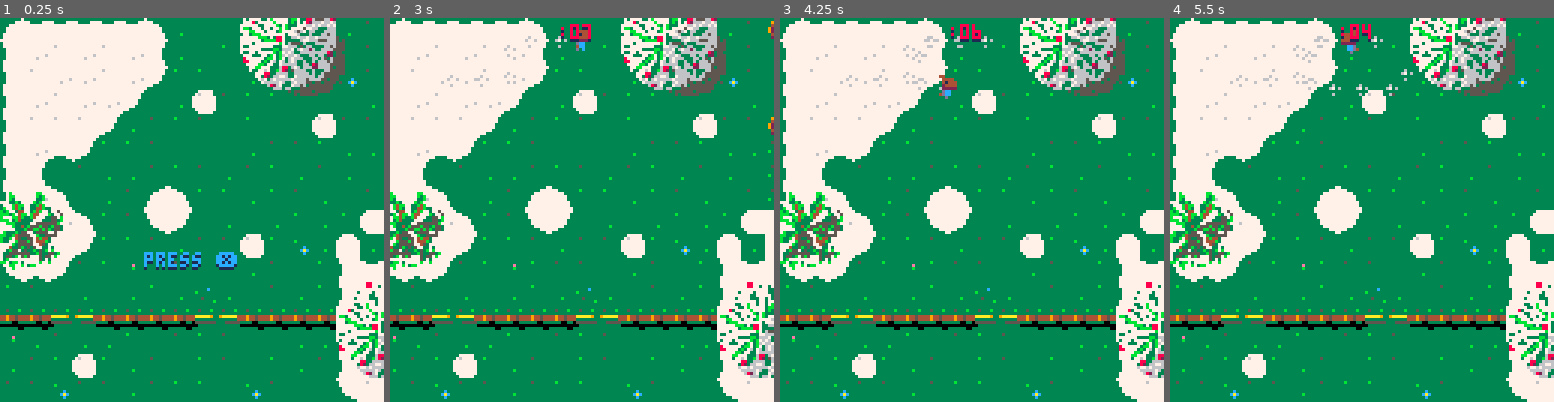
Above: before the commit, frames 1-4 (left to right).
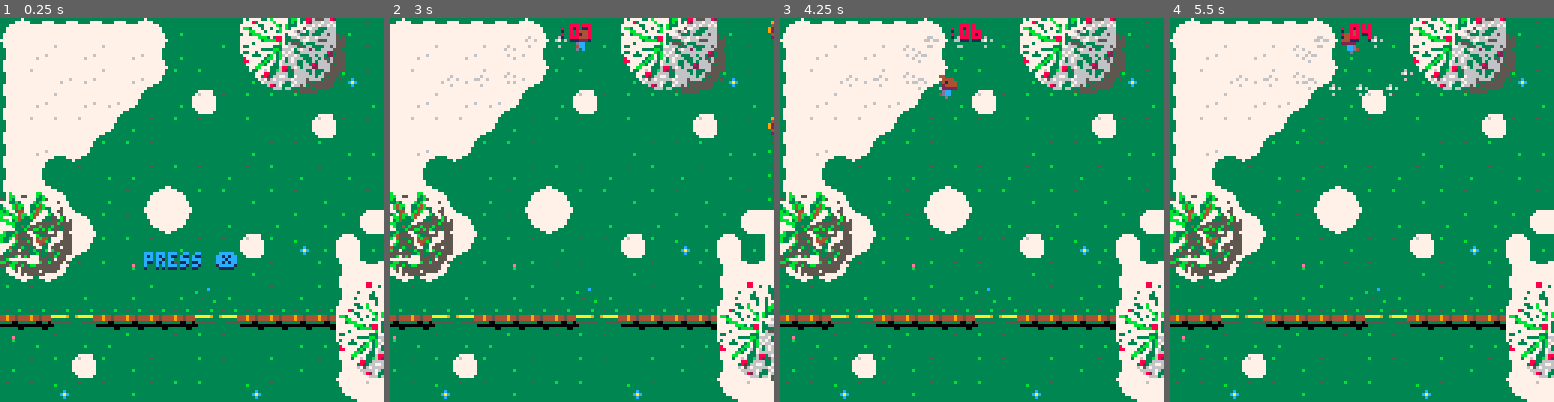
Above: after the commit, the same moments.

Repository: ElectricToy/pico-8
Game: PICO-8 cartridge snow.p8
Two runs of this game, one before a commit and one after it. Both use one fixed random seed, a clock stepped at 60 frames per second and the inputs below.
Inputs:
- Up to frame 1 (0.25 s): no input
- Up to frame 2 (3 s): tap X (X key) at 0.33, 1.07, 1.85, 2.97 s; tap O (Z key) at 0.7, 1.7, 2.1, 2.5, 2.9 s; hold Right 1.6-2.1 s; hold Up 2.15-2.42 s; hold Right from 2.47 s (still down)
- Up to frame 3 (4.25 s): release Right at 3.03 s; hold Left 3.08-3.58 s; tap O (Z key) at 3.3, 3.7, 4.1 s; hold Down 3.63-3.97 s; hold Right from 4.02 s (still down); tap X (X key) at 4.08 s
- Up to frame 4 (5.5 s): tap O (Z key) at 4.5, 4.9, 5.3 s; release Right at 4.68 s; hold Up 4.73-5.03 s; hold Left from 5.08 s (still down); tap X (X key) at 5.2 s

The runs differ from the first frame. In frame 1, 1.0% of the frame differs, in the area x 0-96%, y 3-92%; in frame 2, 0.9%; in frame 3, 1.0%; in frame 4, 1.0%.

Commit message:
Hiding places.

Diff:
--- a/snow.p8
+++ b/snow.p8
@@ -130,6 +130,24 @@
 	return min( greatest, max( least, x ))
 end
 
+function is_close( a, b, maxdist )
+	local delta = b - a
+
+	local manhattanlength = delta:manhattanlength()
+	if manhattanlength > maxdist * 1.8 then		-- adding a fudge factor to account for diagonals.
+		return false
+	end
+
+	if manhattanlength > 180 then
+		printh( "objects may be close but we don't have the numeric precision to decide. ignoring." )
+		return false
+	end
+
+	local distsquared = delta:lengthsquared()
+
+	return distsquared <= maxdist * maxdist
+end
+
 function worldtomap( worldpos )
 	local pos = worldpos / vector:new( 8, 8 )
 	return vector:new( flr( pos.x ), flr( pos.y ))
@@ -159,9 +177,16 @@
 
 sprite = inheritsfrom( nil )
 
-function sprite:new( x, y )
+function sprite:new( x, y, width, height )
+	assert( x )
+	assert( y )
+
+	width = width or 1
+	height = height or 1
+
 	local newobj = {
 		pos = vector:new( x, y ),
+		spriteDims = vector:new( width, height ),
 		animation = { 0 },
 		animationindex = 1,
 		spriteflip = false,
@@ -177,7 +202,7 @@
 function sprite:draw()
 	local pos = self.pos
 	local sprite = self:currentsprite()
-	spr( sprite, pos.x, pos.y, 1, 1, self.spriteflip )
+	spr( sprite, pos.x, pos.y, self.spriteDims.x, self.spriteDims.y, self.spriteflip )
 end
 
 function sprite:incrementanimation()
@@ -505,20 +530,20 @@
 
 function chicken:update_ai()
 
+	if currentplayer == nil then return end
+
 	if self.fleedestination then
 
 		self.fleeticks += 1
 
 		-- fleeing
-		local fleedelta = self.fleedestination - self.pos
-		assert( fleedelta:manhattanlength() <= 180 )
-
-		local fleedistancesquared = fleedelta:lengthsquared()
-
-		if fleedistancesquared < 4 * 4 then
-			-- stop fleeing
+
+		-- Have we gotten to our destination?
+		if is_close( self.fleedestination, self.pos, 4 ) then
+			-- yes. stop fleeing
 			self:makefootprint( self.pos )
 			self.fleedestination = nil
+			return
 		end
 
 		-- spent too long fleeing?
@@ -528,44 +553,27 @@
 			return
 		end
 
-		self:addcontrollerimpulse( fleedelta:normal() )
+		self:addcontrollerimpulse( ( self.fleedestination - self.pos ):normal() )
 		return
-	end
-
-	-- not fleeing. should we be?
-
-	if currentplayer == nil then return end
-
-	local delta = currentplayer.pos - self.pos
-
-	local maxresponsedistance = 3 * 8
-
-	local manhattanlength = delta:manhattanlength()
-	if manhattanlength > maxresponsedistance * 1.8 then		-- adding a fudge factor to account for diagonals.
-		self:updatewandering()
-		return
-	end
-
-	if manhattanlength > 180 then
-		printh( "chicken may be encroached by the player but we don't have the numeric precision to decide. ignoring." )
-		self:updatewandering()
-		return
-	end
-
-	local distance = delta:length()
-
-	if distance > maxresponsedistance then
-		self:updatewandering()
-		return
-	end
-
-	-- flee!
-
-	local normal = delta:normal()
-
-	self.wanderdirection = nil
-	self.fleedestination = self.pos + normal * -vector:new( 2 * 8, 2 * 8 ) + vector:new( 8 * randinrange( -2, 2 ), 8 * randinrange( -2, 2 ) )
-	self.fleeticks = 0
+	else
+		-- not fleeing. should we be?
+
+		local maxresponsedistance = 3 * 8
+
+		if is_close( currentplayer.pos, self.pos, maxresponsedistance ) then
+			-- flee!
+
+			local delta = currentplayer.pos - self.pos
+
+			local normal = delta:normal()
+
+			self.wanderdirection = nil
+			self.fleedestination = self.pos + normal * -vector:new( 2 * 8, 2 * 8 ) + vector:new( 8 * randinrange( -2, 2 ), 8 * randinrange( -2, 2 ) )
+			self.fleeticks = 0
+		else
+			self:updatewandering()
+		end
+	end
 end
 
 function chicken:updatewandering()
@@ -650,25 +658,55 @@
 map_size = vector:new( 48, 25 )
 world_size = map_size * vector:new( 8, 8 )
 
-bodies = {}
-footprints = {}
-
 thecamera = vector:new( 0, 0 )
-hider = nil
-seeker = nil
 
 function clearworld()
+	thecamera = vector:new( 0, 0 )
 	hider = nil
 	seeker = nil
 	currentplayer = nil
 	bodies = {}
 	footprints = {}
+	hidingplaces = {}
+	shadows = {}
 end
 
 function initializeworld()
 	clearworld()
 
 	tidymap()
+
+	-- trees
+
+	local smalltreecoverageradius = 2 * 8
+	local largetreecoverageradius = 2 * 8
+
+	local smalltreeshadowoffset = vector:new( 1, 1 )
+	local largetreeshadowoffset = vector:new( 4, 4 )
+
+	hidingplace:new( 192, 10 * 8, -1 * 8, largetreecoverageradius, 139, largetreeshadowoffset  )
+	hidingplace:new( 135, 20 * 8,  2 * 8, smalltreecoverageradius, 139, smalltreeshadowoffset )
+	hidingplace:new( 192, 26 * 8,  0 * 8, largetreecoverageradius, 139, largetreeshadowoffset )
+	hidingplace:new( 192, 14 * 8, 11 * 8, largetreecoverageradius, 139, largetreeshadowoffset )
+	hidingplace:new( 192, 24 * 8, 22 * 8, smalltreecoverageradius, 139, largetreeshadowoffset )
+	hidingplace:new( 135, 37 * 8, 18 * 8, smalltreecoverageradius, 139, smalltreeshadowoffset )
+	hidingplace:new( 135, 37 * 8, -2 * 8, smalltreecoverageradius, 139, smalltreeshadowoffset )
+	hidingplace:new( 135, -1 * 8,  7 * 8, smalltreecoverageradius, 139, smalltreeshadowoffset )
+	hidingplace:new( 192, 45 * 8, 22 * 8, largetreecoverageradius, 139, largetreeshadowoffset )
+
+	-- TODO barn and shed radii
+	-- sw barn
+	hidingplace:new( 128, 0 * 8, 21 * 8, 5 * 8 )
+	local barnpart = hidingplace:new( 132, 4 * 8, 21 * 8, 3 * 8 )
+	barnpart.spriteDims = vector:new( 3, 4 )
+
+	-- ne barn
+	hidingplace:new( 196, 42*8, 0, 5 * 8 )
+	barnpart = hidingplace:new( 200, 46*8, 0, 4 * 8 )
+	barnpart.spriteDims = vector:new( 2, 4 )
+
+	-- se shed
+	hidingplace:new( 202, 40*8, 10*8, 3 * 8 )
 
 	-- setup the barrels
 
@@ -711,6 +749,35 @@
 			apply( body.controller )
 		end
 	end )
+end
+
+-- class hidingplace
+
+hidingplace = inheritsfrom( sprite )
+
+function hidingplace:new( spriteIndex, x, y, radius, shadowIndex, shadowOffset )
+	assert( spriteIndex )
+
+	local newobj = sprite:new( x, y, 4, 4 )
+	newobj.radius = radius
+	newobj.animation = { spriteIndex }
+
+	if shadowIndex then
+		if shadowOffset == nil then
+			shadowOffset = vector:new( 0, 0 )
+		end
+		newobj.shadow = sprite:new( x + shadowOffset.x, y + shadowOffset.y, 4, 4 )
+		newobj.shadow.animation = { shadowIndex }
+		add( shadows, newobj.shadow )
+	end
+
+	add( hidingplaces, newobj )
+
+	return setmetatable( newobj, self )
+end
+
+function hidingplace:covers( pos )
+	return is_close( self.pos, pos, radius )
 end
 
 -- initial scene
@@ -1020,31 +1087,7 @@
 
 	local minoverlapdistance = a.radius + b.radius
 
-	local delta = b.pos - a.pos
-
-	-- verify that we're close enough to bother, because if we're too far away we could
-	-- overflow the numeric system, causing truly bizarre errors.
-
-	local manhattanlength = delta:manhattanlength()
-	if manhattanlength > minoverlapdistance * 1.8 then		-- adding a fudge factor to account for diagonals.
-		return
-	end
-
-	if manhattanlength > 180 then
-		printh( "objects may be colliding but we don't have the numeric precision to decide. ignoring." )
-		return
-	end
-
-	local distsquared = delta:lengthsquared()
-
-	-- degenerate?
-	if distsquared <= 0 then
-		return
-	end
-
-	local minoverlapdistancesquared = minoverlapdistance * minoverlapdistance
-
-	if distsquared >= minoverlapdistancesquared then
+	if is_close( b.pos, a.pos, minoverlapdistance ) == false then
 		return
 	end
 
@@ -1068,7 +1111,14 @@
 		massproportionb = 1
 	end
 
-	local dist = sqrt( distsquared )
+	local delta = b.pos - a.pos
+	local dist = delta:length()
+
+	-- degenerate?
+	if dist <= 0 then
+		return true
+	end
+
 	local overlapdistance = minoverlapdistance - dist
 
 	local normal = delta:normal()
@@ -1158,13 +1208,9 @@
 
 	map( 0, 0, 0, 0, 96, 64 )
 
-	-- draw shadows
-
-	spr( 139, 10.5*8, -3, 4, 4 )
-	spr( 139, 27*8, 8, 4, 4 )
-	spr( 139, 20*8, 16, 4, 4 )
-	spr( 139, 37*8, 18*8, 4, 4 )
-	spr( 139, 37*8, -1*8, 4, 4 )
+	for shadow in all( shadows ) do
+		shadow:draw()
+	end
 
 	-- draw footprints
 
@@ -1180,31 +1226,13 @@
 
 	-- draw hiding places.
 
-	-- sw barn
-	spr( 128, 0, 21*8, 4, 4 )
-	spr( 132, 4*8, 21*8, 3, 4 )
-	-- barn shadows
+		-- barn shadows
 	spriterect( 25, 7*8, 22*8, 7*8, 24*8 )
-
-	-- ne barn
-	spr( 196, 42*8, 0, 4, 4 )
-	spr( 200, 46*8, 0, 2, 4 )
-	-- barn shadows
 	spriterect( 25, 43*8, 4*8, 47*8, 4*8 )
 
-	-- se shed
-	spr( 202, 40*8, 10*8, 4, 4 )
-
-	-- trees
-	spr( 192, 10*8, -8, 4, 4 )
-	spr( 135, 20*8, 2*8, 4, 4 )
-	spr( 192, 26*8, 0, 4, 4 )
-	spr( 192, 14*8, 11*8, 4, 4 )
-	spr( 192, 24*8, 22*8, 4, 4 )
-	spr( 135, 37*8, 18*8, 4, 4 )
-	spr( 135, 37*8, -2*8, 4, 4 )
-	spr( 135, -1*8, 7*8, 4, 4 )
-	spr( 192, 45*8, 22*8, 4, 4 )
+	for place in all( hidingplaces ) do
+		place:draw()
+	end
 
 	-- Draw the UI.
 	camera( 0, 0 )
